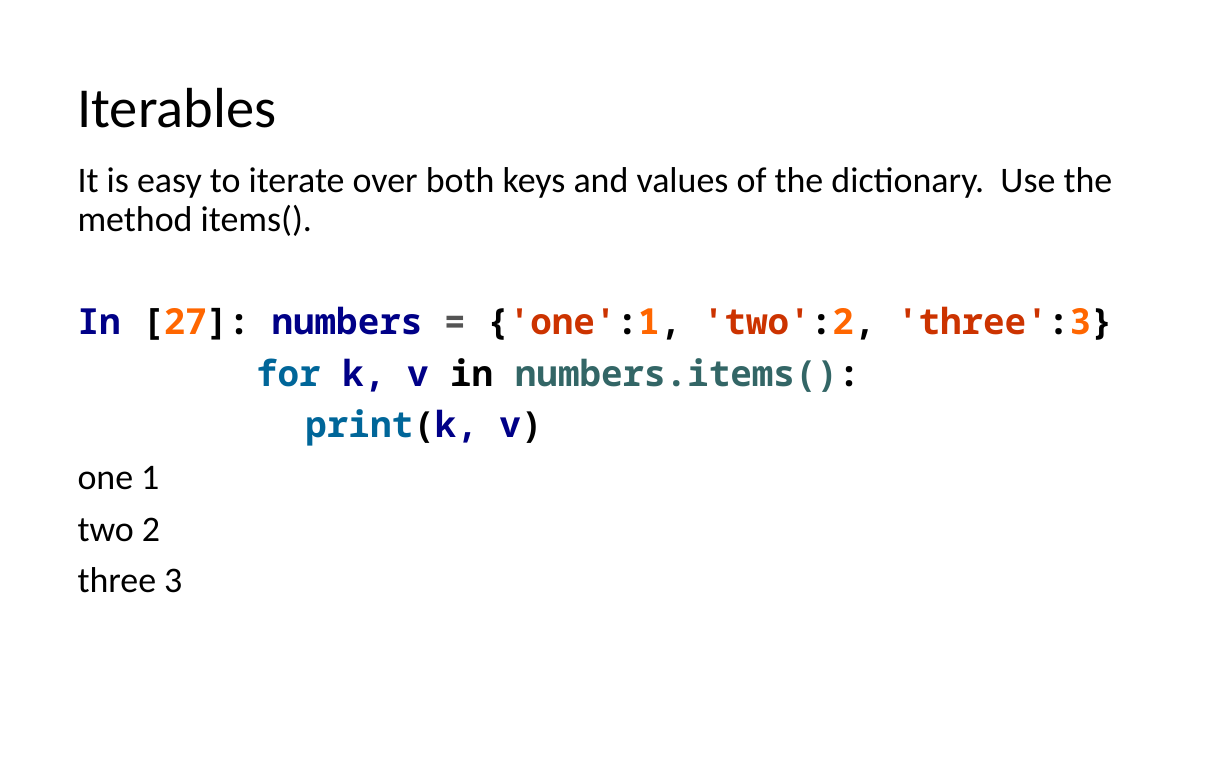
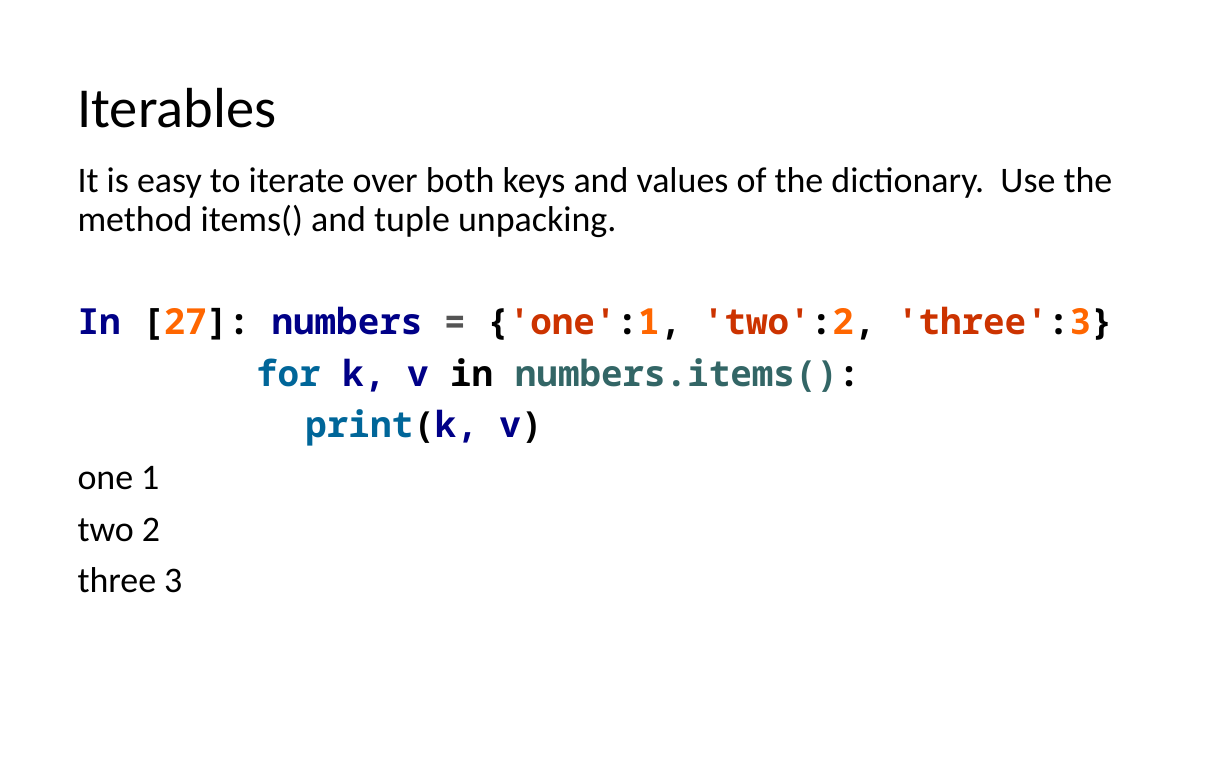
Before and after one commit to LongBaoNguyen/longbaonguyen.github.io, a slide deck: slide 18 of courses/apcsp/lect7.pptx (slide 15 before the commit). Drawn at 1232x770 pixels with LibreOffice and Linux fonts; fonts in the diff are those of the drawing. Boxes give left, top, right and bottom in pixels: in the first picture for what was removed or moved away, otherwise in the second. Text is boxed around its words. In the diff, an @@ line names an element or a change of style, - is before the commit and + after.

```diff
--- a/courses/apcsp/lect7.pptx
+++ b/courses/apcsp/lect7.pptx
@@ text at (78,167,1113,237): text changed @@
-It is easy to iterate over both keys and values of the dictionary. Use the method items().
+It is easy to iterate over both keys and values of the dictionary. Use the method items() and tuple unpacking.
```
Also in this commit, not shown: 2 other slides changed, 3 slides added, 3 other files.
